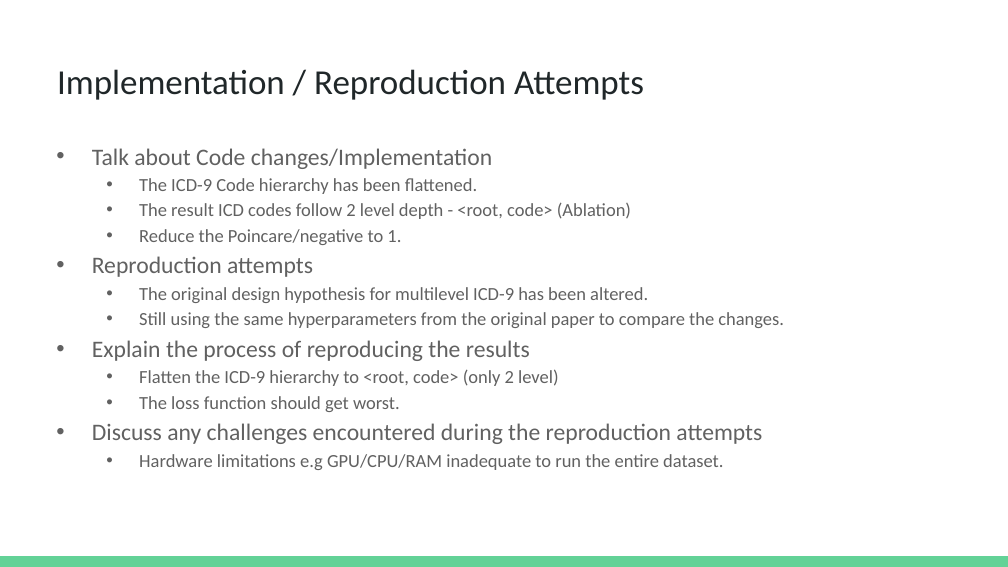
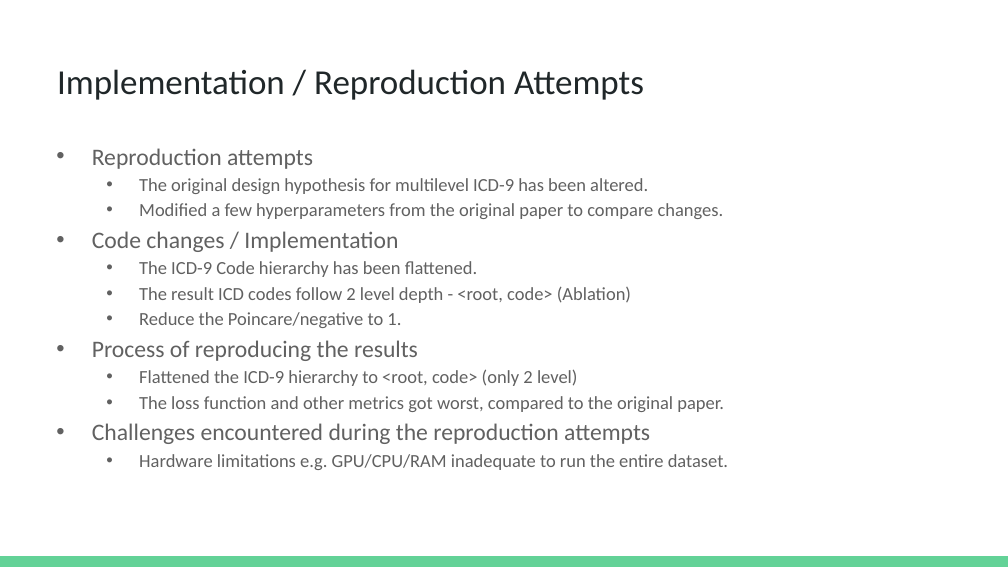
Before and after one commit to dbiswas0605/MCS-DS-CS598-DLH-HiCu, a slide deck: slide 8 of Presentation/CS598 DL4H Project Presentation.pptx (slide 6 before the commit). Drawn at 1008x567 pixels with LibreOffice and Linux fonts; fonts in the diff are those of the drawing. Boxes give left, top, right and bottom in pixels: in the first picture for what was removed or moved away, otherwise in the second. Text is boxed around its words. In the diff, an @@ line names an element or a change of style, - is before the commit and + after.

Commit message:
Updated Presentation

```diff
--- a/Presentation/CS598 DL4H Project Presentation.pptx
+++ b/Presentation/CS598 DL4H Project Presentation.pptx
@@ text at (x1=92, y1=148, x2=398, y2=252): text changed; size 16.9 to 13.2 pt @@
-• Talk about Code changes/Implementation
+• Reproduction attempts
+  • The original design hypothesis for multilevel ICD-9 has been altered.
+  • Modified a few hyperparameters from the original paper to compare changes.
+• Code changes / Implementation
@@ text at (x1=92, y1=340, x2=728, y2=470): text changed @@
-• Reproduction attempts
-  • The original design hypothesis for multilevel ICD-9 has been altered.
-  • Still using the same hyperparameters from the original paper to compare the changes.
-• Explain the process of reproducing the results
-  • Flatten the ICD-9 hierarchy to <root, code> (only 2 level)
-  • The loss function should get worst.
-• Discuss any challenges encountered during the reproduction attempts
-  • Hardware limitations e.g GPU/CPU/RAM inadequate to run the entire dataset.
+• Process of reproducing the results
+  • Flattened the ICD-9 hierarchy to <root, code> (only 2 level)
+  • The loss function and other metrics got worst, compared to the original paper.
+• Challenges encountered during the reproduction attempts
+  • Hardware limitations e.g. GPU/CPU/RAM inadequate to run the entire dataset.
```
Also in this commit, not shown: 11 other slides changed.
